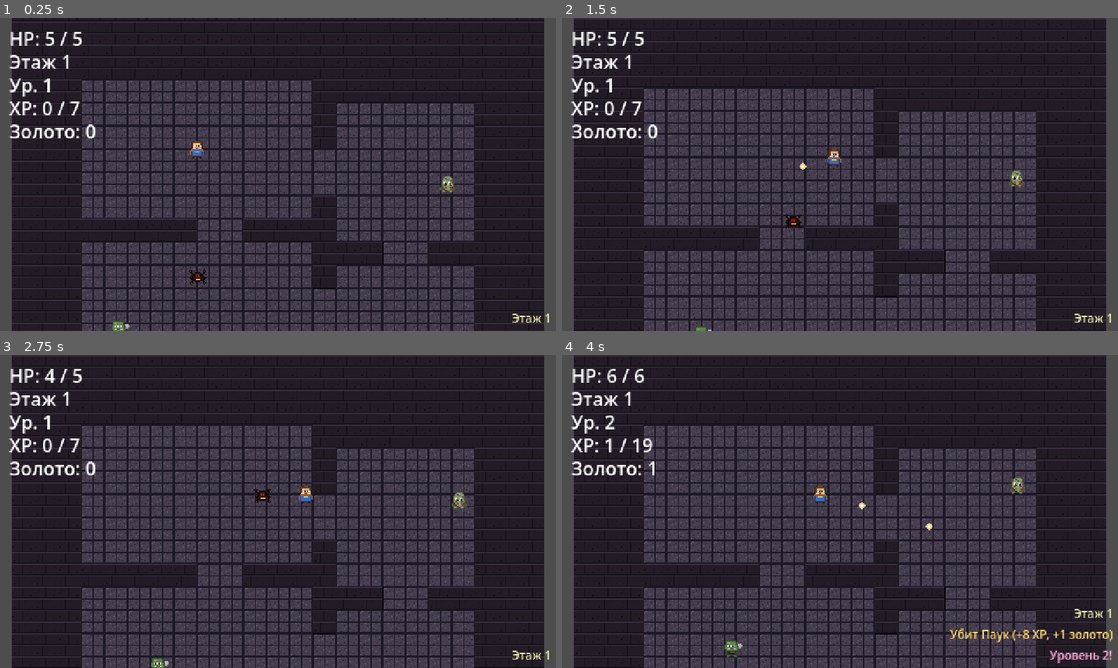
Above: before the commit, frames 1-4 (two rows, left to right).
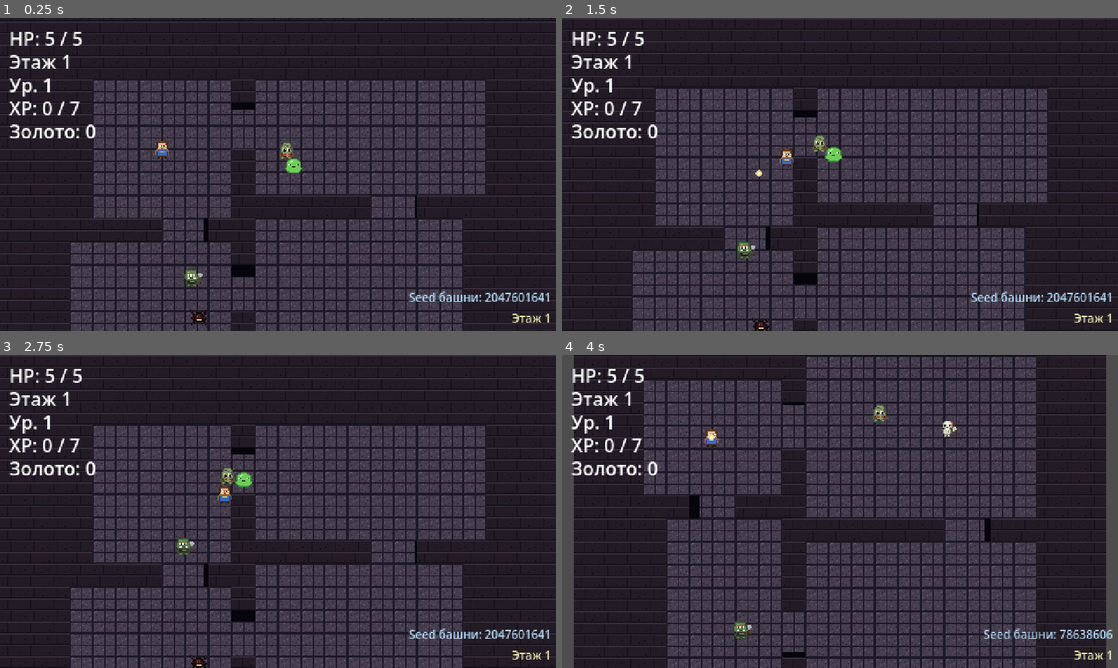
Above: after the commit, the same moments.

Repository: slartus/roguelike-game
Game: Godot game, scene res://scenes/main.tscn
Same seed, same stepped clock (60 frames per second), same inputs: the game is played once before the commit and once after it.
Inputs (mouse positions are in pixels of both pictures, inside the frame that each line leads up to):
- Up to frame 1 (0.25 s): no input
- Up to frame 2 (1.5 s): tap Enter at 0.5 s; move the mouse to (962, 158) at 0.52 s; press the mouse at (962, 158) at 0.53 s; hold D (move_right) 0.53-1.25 s; release the mouse at (962, 158) at 1.25 s; drag from (728, 190) to (878, 158) at 1.27 s
- Up to frame 3 (2.75 s): move the mouse to (333, 442) at 2.02 s; hold D (move_right) from 2.03 s (still down); tap Alt at 2.1 s
- Up to frame 4 (4 s): release D (move_right) at 2.75 s; drag from (812, 574) to (673, 464) at 2.77 s; move the mouse to (1006, 558) at 3.52 s; press the mouse at (1006, 558) at 3.53 s; hold A (move_left) from 3.53 s (still down)

The runs differ from the first frame. In frame 1, 26% of the frame differs, in the area x 0-100%, y 0-100%; in frame 2, 26%; in frame 3, 26%; in frame 4, 36%, in the area x 2-100%, y 0-100%.

Commit message:
feat(seed): master tower seed + combat log entry on floor 1
Every run is now identified by a single GameState.tower_seed: int in
[0, 2^31-1]. Floor._pick_seed() uses tower_seed * 100003 + floor_number
so one seed deterministically defines all floors of the run — same
seed = same tower, same rooms, same spawns.

GameState._ready generates a random tower_seed at startup;
reset_run rolls a new one on death.

EventLog.log_tower_seed(seed) writes "Seed башни: N" to the combat
log with a light-blue SEED_TINT. Main._ready calls it once per run
(when current_floor_number == 1) so the player can see, copy, and
share their seed.

Docs (docs/gamedesign/progression.md) gets a new "Tower seed"
section explaining the formula, the reset behavior, log key, and
flags a future TODO for a start-menu seed entry field.

i18n: LOG_TOWER_SEED added to strings.csv (en + ru); .translation
files regenerated.

Tests:
- test_reset_run_generates_new_tower_seed — loops reset_run 5 times
  and asserts the seed eventually changes (guards against RNG
  collision on any single call).
- test_tower_seed_is_in_positive_int_range.
- test_log_tower_seed_format.

GUT: 45/45 passing (was 42, +3 new tests).

Diff:
--- a/autoloads/event_log.gd
+++ b/autoloads/event_log.gd
@@ -13,6 +13,7 @@
 const FLOOR_TINT: Color = Color(0.95, 0.95, 0.70)
 const BOSS_TINT: Color = Color(1.0, 0.50, 0.50)
 const LEVEL_TINT: Color = Color(1.0, 0.65, 0.85)
+const SEED_TINT: Color = Color(0.70, 0.85, 0.95)
 
 const DEFAULT_LOCALE: String = "ru"
 
@@ -48,3 +49,6 @@
 
 func log_level_up(new_level: int) -> void:
 	entry_added.emit(tr("LOG_LEVEL_UP") % new_level, LEVEL_TINT)
+
+func log_tower_seed(seed_value: int) -> void:
+	entry_added.emit(tr("LOG_TOWER_SEED") % seed_value, SEED_TINT)
--- a/autoloads/game_state.gd
+++ b/autoloads/game_state.gd
@@ -17,10 +17,23 @@
 var player_level: int = 1
 var player_xp: int = 0
 
+# Master seed забега. Один raw int определяет весь layout всех этажей.
+# Floor использует tower_seed для формулы seed(floor) = tower_seed * PRIME + floor.
+# Reset_run генерирует новый случайный tower_seed.
+var tower_seed: int = 0
+
 var total_gold: int = 0
 
 func _ready() -> void:
+	tower_seed = _pick_random_tower_seed()
 	_load()
+
+func _pick_random_tower_seed() -> int:
+	# Uniform в [0, 2^31 - 1]. Достаточно широкий диапазон для практики,
+	# и легко копируется/вводится игроком.
+	var rng := RandomNumberGenerator.new()
+	rng.randomize()
+	return rng.randi_range(0, 2147483647)
 
 func next_floor() -> void:
 	current_floor_number += 1
@@ -33,6 +46,7 @@
 	equipped_weapon = DEFAULT_WEAPON
 	player_level = 1
 	player_xp = 0
+	tower_seed = _pick_random_tower_seed()
 
 func award_xp(amount: int) -> void:
 	if amount <= 0:
--- a/resources/translations/strings.csv
+++ b/resources/translations/strings.csv
@@ -13,6 +13,7 @@
 LOG_FLOOR,"Floor %d","Этаж %d"
 LOG_BOSS_FLOOR,"Boss floor — %d!","Босс — этаж %d!"
 LOG_LEVEL_UP,"Level %d!","Уровень %d!"
+LOG_TOWER_SEED,"Tower seed: %d","Seed башни: %d"
 ENEMY_SLIME,"Slime","Слизень"
 ENEMY_GOBLIN,"Goblin","Гоблин"
 ENEMY_ORC,"Orc","Орк"
--- a/scenes/dungeon/floor.gd
+++ b/scenes/dungeon/floor.gd
@@ -49,8 +49,10 @@
 	floor_size = Vector2(layout.floor_bounds.size)
 
 func _pick_seed() -> int:
-	# Смена сида при каждом заходе: одна и та же комната не повторяется.
-	return GameState.current_floor_number * 100003 + int(Time.get_unix_time_from_system() * 1000) % 100003
+	# Детерминированно от GameState.tower_seed + номера этажа.
+	# Один tower_seed определяет весь layout всех этажей забега → можно
+	# воспроизвести или поделиться seed'ом.
+	return GameState.tower_seed * 100003 + GameState.current_floor_number
 
 func _is_boss_floor() -> bool:
 	return GameState.current_floor_number % 5 == 0
--- a/scenes/main.gd
+++ b/scenes/main.gd
@@ -41,6 +41,8 @@
 	_hud.set_xp(GameState.player_xp, Balance.xp_to_next_level(GameState.player_level))
 	_hud.set_gold(GameState.total_gold)
 	_door.player_entered.connect(_on_door_entered)
+	if GameState.current_floor_number == 1:
+		EventLog.log_tower_seed(GameState.tower_seed)
 	if _is_boss_floor():
 		EventLog.log_boss_floor(GameState.current_floor_number)
 	else:
--- a/test/unit/test_event_log.gd
+++ b/test/unit/test_event_log.gd
@@ -66,6 +66,11 @@
 	assert_eq(_texts[0], "Уровень 2!")
 	assert_eq(_tints[0], EventLog.LEVEL_TINT)
 
+func test_log_tower_seed_format() -> void:
+	EventLog.log_tower_seed(1234567)
+	assert_eq(_texts[0], "Seed башни: 1234567")
+	assert_eq(_tints[0], EventLog.SEED_TINT)
+
 func test_english_locale_translates_correctly() -> void:
 	TranslationServer.set_locale("en")
 	EventLog.log_kill("ENEMY_SLIME", 5, 1)
--- a/test/unit/test_game_state.gd
+++ b/test/unit/test_game_state.gd
@@ -79,6 +79,24 @@
 	assert_eq(GameState.equipped_weapon, DAGGER, "weapon resets to default")
 	assert_eq(GameState.total_gold, 100, "gold survives run reset")
 
+func test_reset_run_generates_new_tower_seed() -> void:
+	# tower_seed должен смениться после reset_run (случайная выборка).
+	# Гоняем несколько раз чтобы отсечь редкий случай коллизии.
+	var initial_seed := GameState.tower_seed
+	var changed := false
+	for i in 5:
+		GameState.reset_run()
+		if GameState.tower_seed != initial_seed:
+			changed = true
+			break
+	assert_true(changed, "reset_run must roll a new tower_seed")
+
+func test_tower_seed_is_in_positive_int_range() -> void:
+	GameState.reset_run()
+	assert_gte(GameState.tower_seed, 0)
+	assert_lte(GameState.tower_seed, 2147483647,
+		"tower_seed fits in a 32-bit signed positive int")
+
 func test_award_gold_increments_total() -> void:
 	GameState.total_gold = 10
 	GameState.award_gold(15)
Binary file changed: resources/translations/strings.en.translation
Binary file changed: resources/translations/strings.ru.translation
Not shown, changed: docs/gamedesign/progression.md
